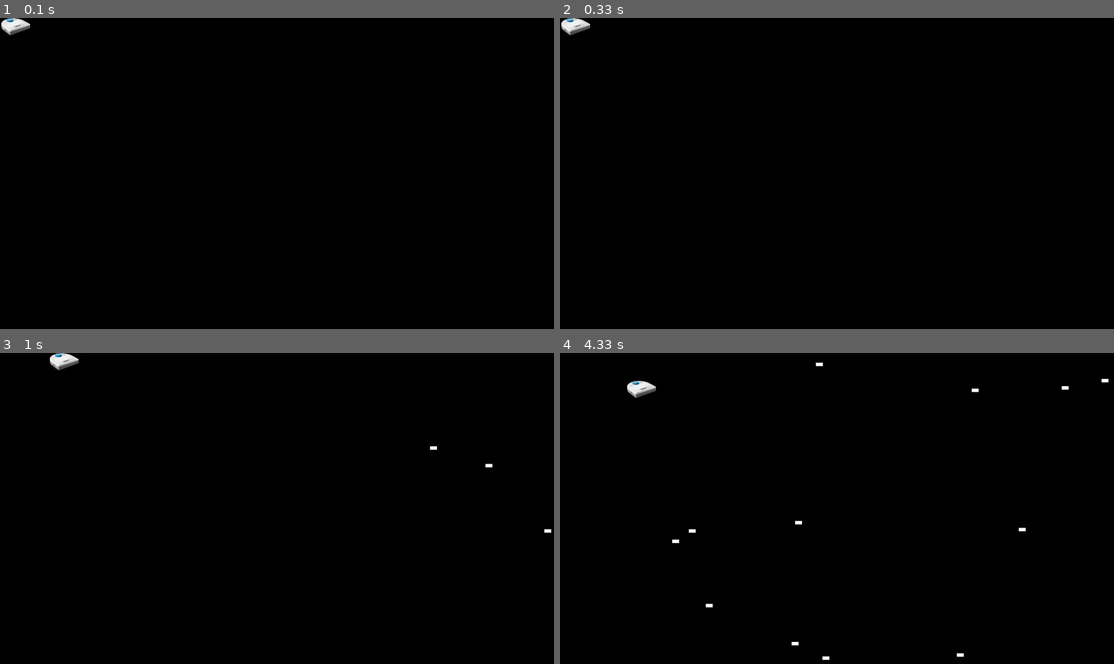
Above: before the commit, frames 1-4 (two rows, left to right).
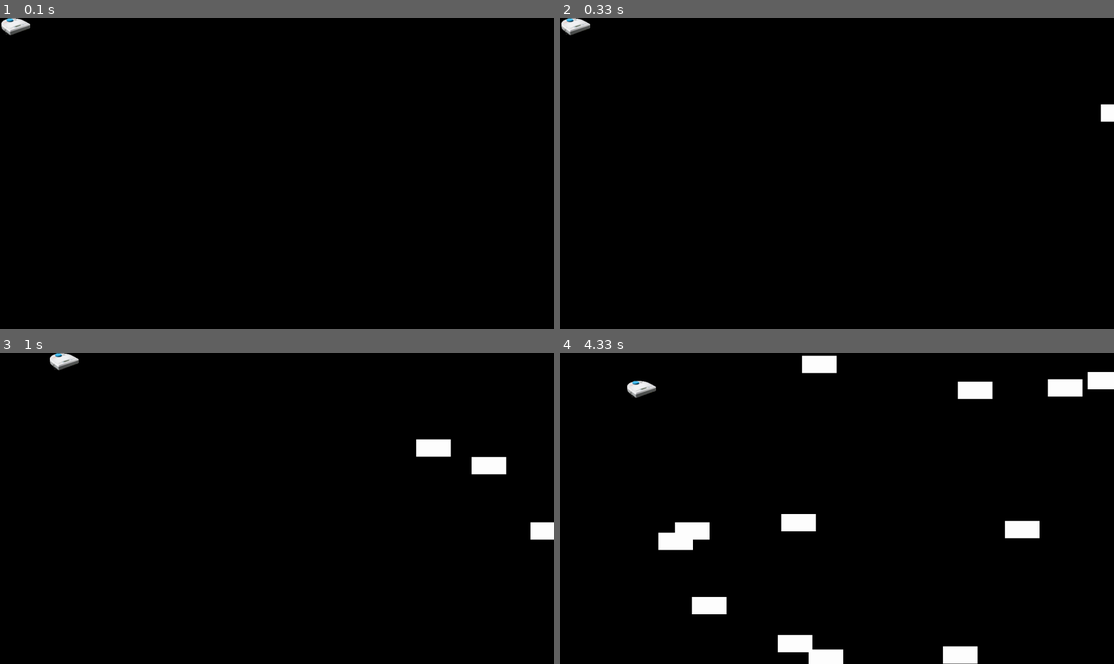
Above: after the commit, the same moments.

Repository: olincollege/GoGeddesGo
Game: pygame game, started from all_together.py
Same seed, same stepped clock (60 frames per second), same inputs: the game is played once before the commit and once after it.
Inputs:
- Up to frame 1 (0.1 s): no input
- Up to frame 2 (0.33 s): no input
- Up to frame 3 (1 s): hold Right 0.33-0.8 s; hold Up from 0.83 s (still down)
- Up to frame 4 (4.33 s): release Up at 1.13 s; hold Right 1.17-1.63 s; hold Left 1.67-2.2 s; hold Down 2.23-2.53 s; hold Left 2.57-2.97 s; hold Up 3-3.37 s; hold Right 3.4-4.03 s; hold Down from 4.07 s (still down)

Frame 1 is identical in both runs. In frame 2, 0.1% of the frame differs, in the area x 97-100%, y 27-34%; in frame 3, 0.9%; in frame 4, 4.0%, in the area x 17-100%, y 0-100%.

Commit message:
Committing updated version of all_together and a picture of a Scottish flag to use for the view.

Diff:
--- a/all_together.py
+++ b/all_together.py
@@ -53,7 +53,7 @@
 class Enemy(pygame.sprite.Sprite):
     def __init__(self):
         super(Enemy, self).__init__()
-        self.surf = pygame.Surface((20, 10))
+        self.surf = pygame.Surface((100, 50))
         self.surf.fill((255, 255, 255))
         self.rect = self.surf.get_rect(
             center=(
Binary file added: scotland.png
